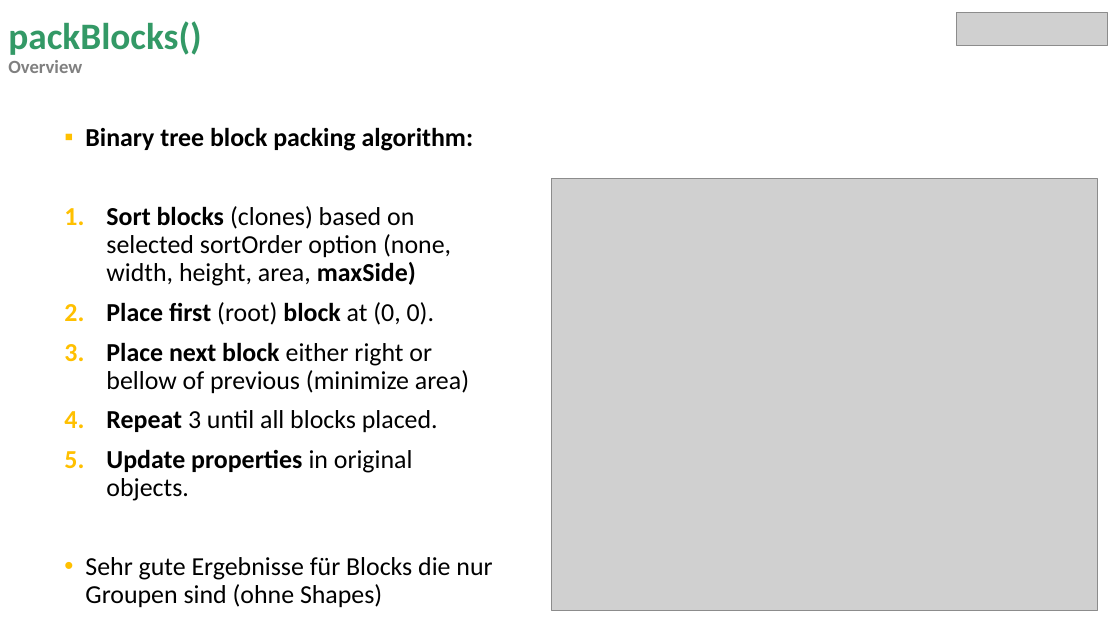
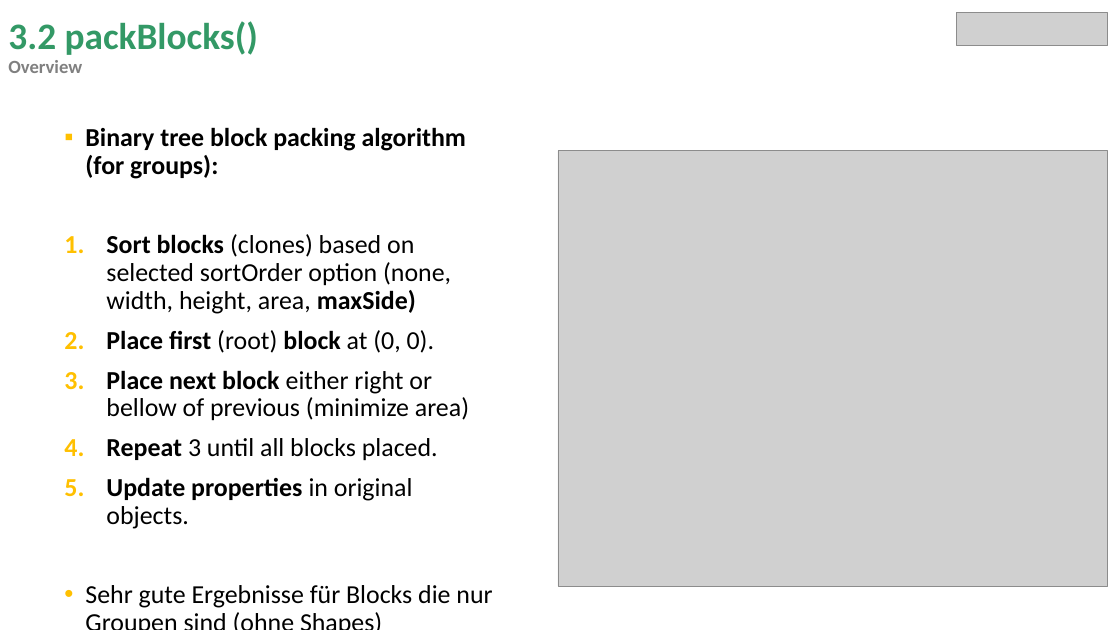
Before and after one commit to miguelrk/tum-mw-bachelorarbeit, a slide deck: slide 12 of 3 Entwicklungsphase/weekly_meeting_14.pptx. Drawn at 1120x630 pixels with LibreOffice and Linux fonts; fonts in the diff are those of the drawing; grey boxes stand for pictures. Boxes give left, top, right and bottom in pixels: in the first picture for what was removed or moved away, otherwise in the second. Text is boxed around its words. In the diff, an @@ line names an element or a change of style, - is before the commit and + after.

```diff
--- a/3 Entwicklungsphase/weekly_meeting_14.pptx
+++ b/3 Entwicklungsphase/weekly_meeting_14.pptx
@@ title at [8,21,258,73]: text changed @@
-packBlocks()
-Overview
+3.2 packBlocks()
+Overview
@@ text at [85,127,466,179]: text changed @@
-▪ Binary tree block packing algorithm:
+▪ Binary tree block packing algorithm (for groups):
@@ picture: place and size @@
-picture at [552,178,1097,611]
+picture at [558,151,1107,586]
```
Also in this commit, not shown: 7 other slides changed, 2 slides added, 10 other files.
